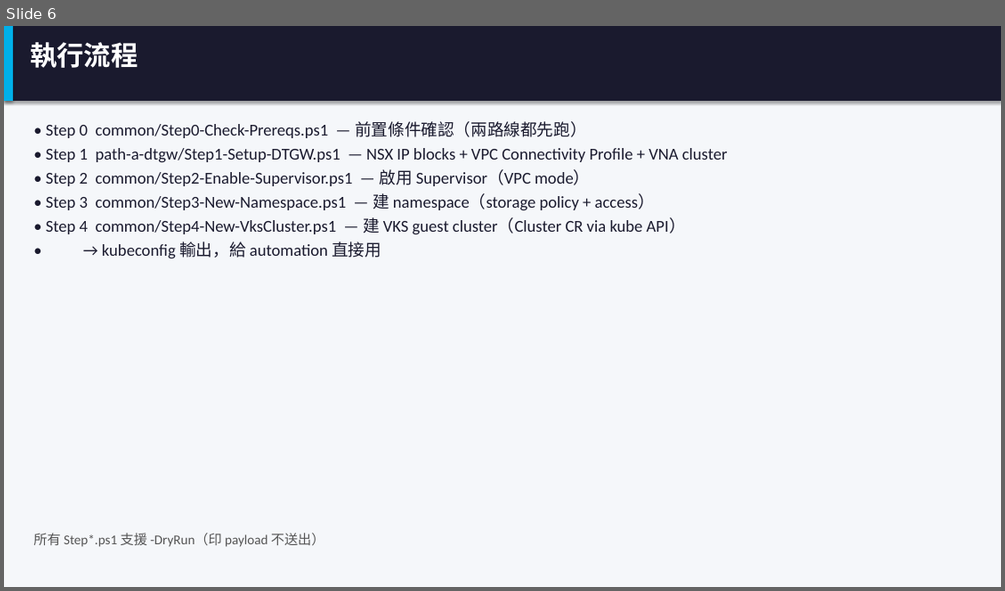
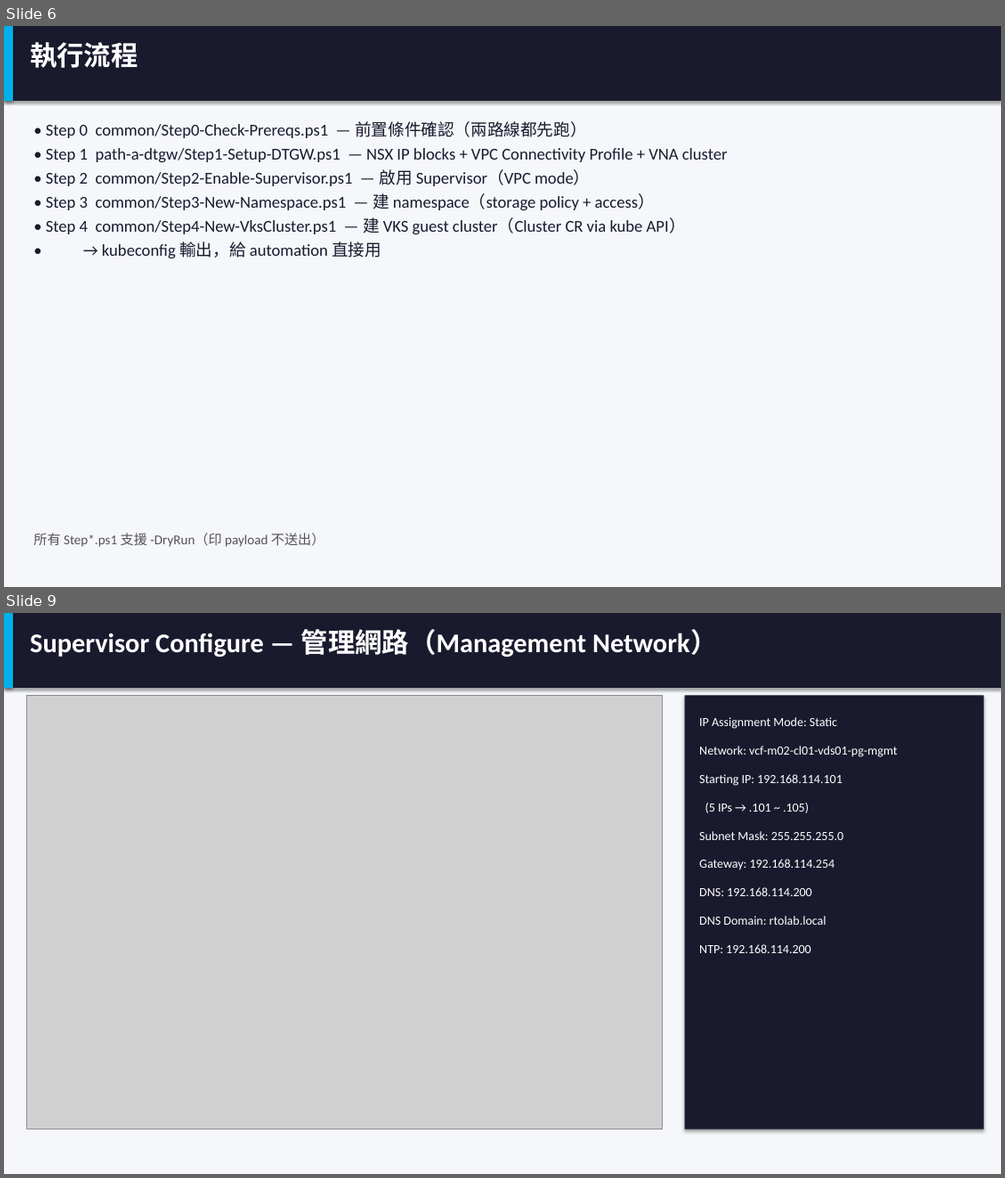
Before and after one commit to kostenyang/vcf9.1vks, a slide deck: VKS-on-VCF91.pptx. Shown one above the other, each under a label of ours: slide 6 before the commit, slides 6 and 9 after it; the slides between them are not shown. The pictures are 1005x591 and 1005x1178 pixels, drawn with LibreOffice and Linux fonts; fonts in the diff are those of the drawing; grey boxes stand for pictures. Boxes give left, top, right and bottom in pixels: in the first picture for what was removed or moved away, otherwise in the second. Text is boxed around its words. In the diff, an @@ line names an element or a change of style, - is before the commit and + after.

```diff
--- a/VKS-on-VCF91.pptx
+++ b/VKS-on-VCF91.pptx
@@ slide 9 added at bbox=[4, 613, 1001, 1174], background #FFFFFF @@
@@ rectangle added at bbox=[4, 613, 1001, 1174], fill #F5F7FA @@
@@ rectangle added at bbox=[4, 613, 1001, 688], fill #1A1A2E @@
@@ rectangle added at bbox=[4, 613, 13, 688], fill #00B0EA @@
@@ text added at bbox=[30, 629, 717, 657], 26 pt, text #FFFFFF, bold @@
+Supervisor Configure — 管理網路（Management Network）
@@ picture added at bbox=[26, 695, 662, 1129] @@
@@ rectangle added at bbox=[685, 695, 984, 1129], fill #1A1A2E @@
@@ text added at bbox=[699, 717, 837, 729], 12 pt, text #FFFFFF @@
+IP Assignment Mode: Static
@@ text added at bbox=[699, 746, 897, 757], 12 pt, text #FFFFFF @@
+Network: vcf-m02-cl01-vds01-pg-mgmt
@@ text added at bbox=[699, 774, 842, 786], 12 pt, text #FFFFFF @@
+Starting IP: 192.168.114.101
@@ text added at bbox=[705, 803, 809, 813], 12 pt, text #FFFFFF @@
+(5 IPs → .101 ~ .105)
@@ text added at bbox=[699, 831, 843, 840], 12 pt, text #FFFFFF @@
+Subnet Mask: 255.255.255.0
@@ text added at bbox=[699, 859, 835, 870], 12 pt, text #FFFFFF @@
+Gateway: 192.168.114.254
@@ text added at bbox=[699, 887, 812, 896], 12 pt, text #FFFFFF @@
+DNS: 192.168.114.200
@@ text added at bbox=[699, 916, 826, 925], 12 pt, text #FFFFFF @@
+DNS Domain: rtolab.local
@@ text added at bbox=[699, 944, 811, 953], 12 pt, text #FFFFFF @@
+NTP: 192.168.114.200
```
Also in this commit, not shown: 1 slide changed, 4 other slides added, 25 other files.
